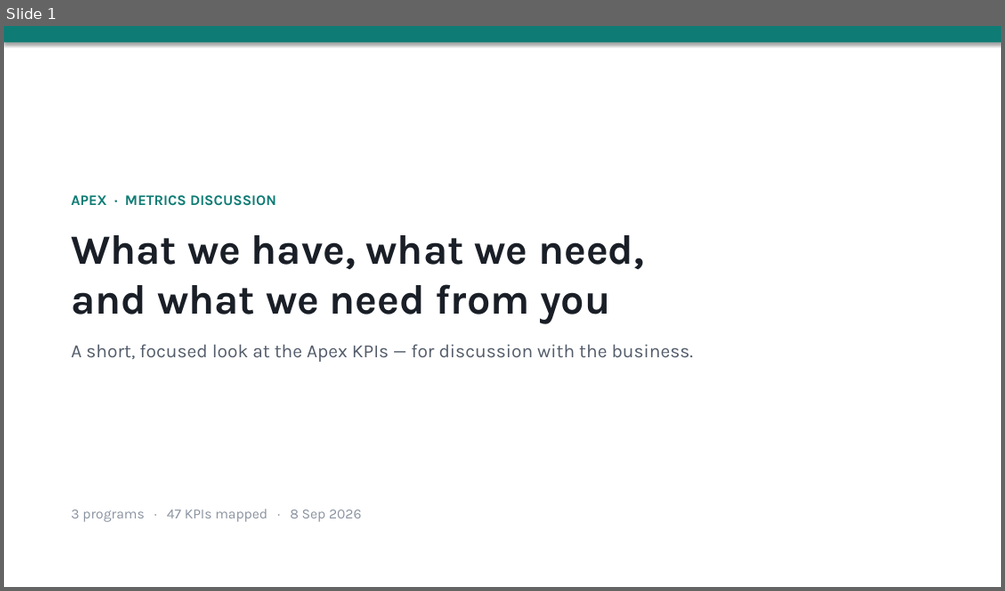
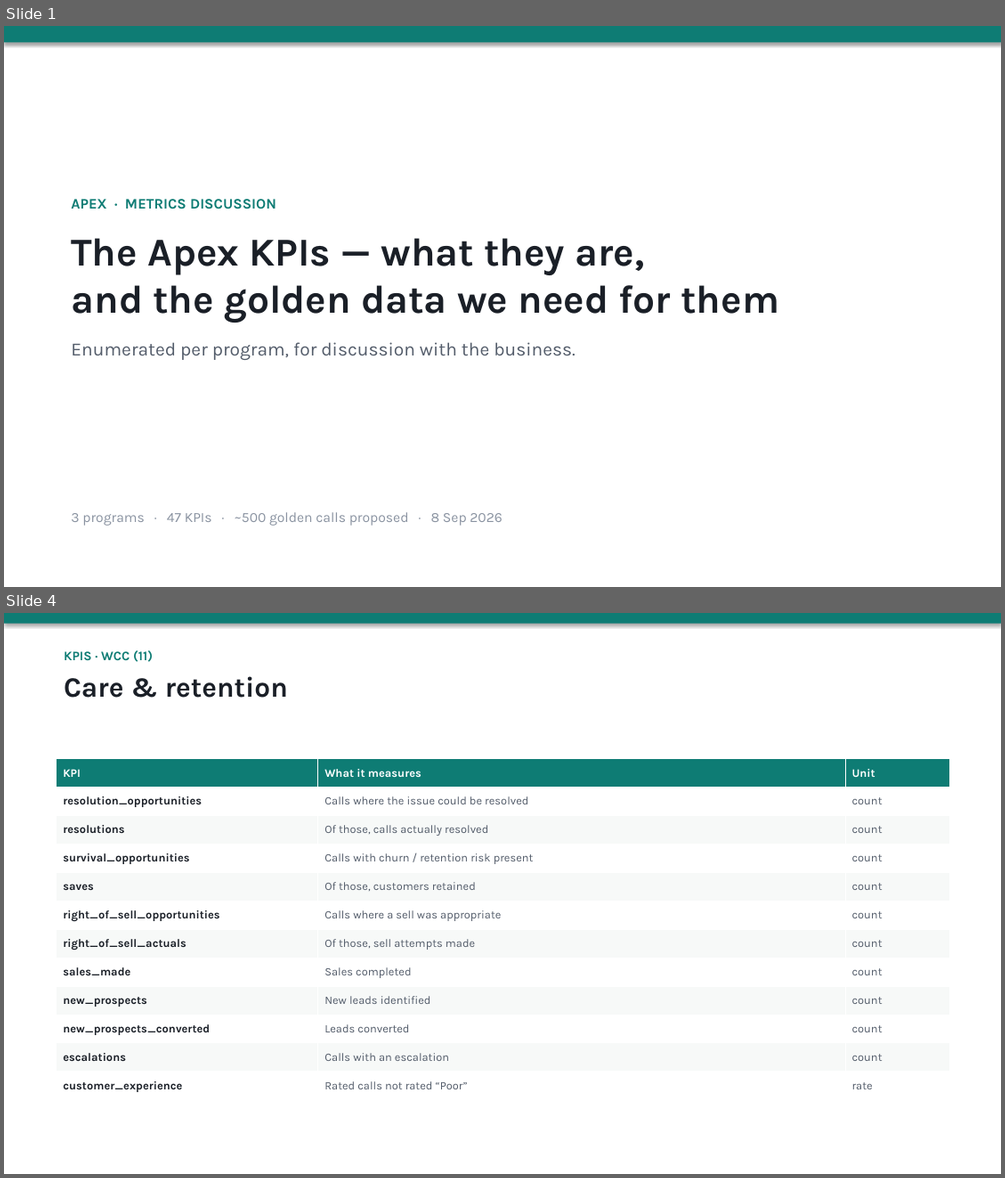
Before and after one commit to shyamanugu/LLMOps, a slide deck: usecases/ai_pipeline 2/docs/Apex_Metrics_Discussion.pptx. Shown one above the other, each under a label of ours: slide 1 before the commit, slides 1 and 4 after it; the slides between them are not shown. The pictures are 1005x591 and 1005x1178 pixels, drawn with LibreOffice and Linux fonts; fonts in the diff are those of the drawing. Boxes give left, top, right and bottom in pixels: in the first picture for what was removed or moved away, otherwise in the second. Text is boxed around its words. In the diff, an @@ line names an element or a change of style, - is before the commit and + after.

```diff
--- a/usecases/ai_pipeline 2/docs/Apex_Metrics_Discussion.pptx
+++ b/usecases/ai_pipeline 2/docs/Apex_Metrics_Discussion.pptx
@@ slide 4 added at (4, 613, 1001, 1174), background #FFFFFF @@
@@ rectangle added at (4, 613, 1001, 624), fill #0E7C74 @@
@@ text added at (64, 650, 288, 698), 27 pt, text #1A1F27, bold @@
+KPIS · WCC (11)
+Care & retention
@@ table added at (57, 759, 950, 1100), 12 rows, 3 columns @@
+KPI | What it measures | Unit
+resolution_opportunities | Calls where the issue could be resolved | count
+resolutions | Of those, calls actually resolved | count
+survival_opportunities | Calls with churn / retention risk present | count
+saves | Of those, customers retained | count
+right_of_sell_opportunities | Calls where a sell was appropriate | count
+right_of_sell_actuals | Of those, sell attempts made | count
+sales_made | Sales completed | count
+new_prospects | New leads identified | count
+new_prospects_converted | Leads converted | count
+escalations | Calls with an escalation | count
+customer_experience | Rated calls not rated “Poor” | rate
@@ slide 1 changed as well @@
@@ text at (71, 238, 780, 360): text changed; size 18 to 38 pt; text colour #535C6A to #1A1F27; bold on @@
-What we have, what we need,
-and what we need from you
-A short, focused look at the Apex KPIs — for discussion with the business.
+The Apex KPIs — what they are,
+and the golden data we need for them
+Enumerated per program, for discussion with the business.
@@ text at (71, 512, 502, 525): text changed @@
-3 programs · 47 KPIs mapped · 8 Sep 2026
+3 programs · 47 KPIs · ~500 golden calls proposed · 8 Sep 2026
```
Also in this commit, not shown: 2 other slides changed, 5 other slides added, 5 slides removed.
